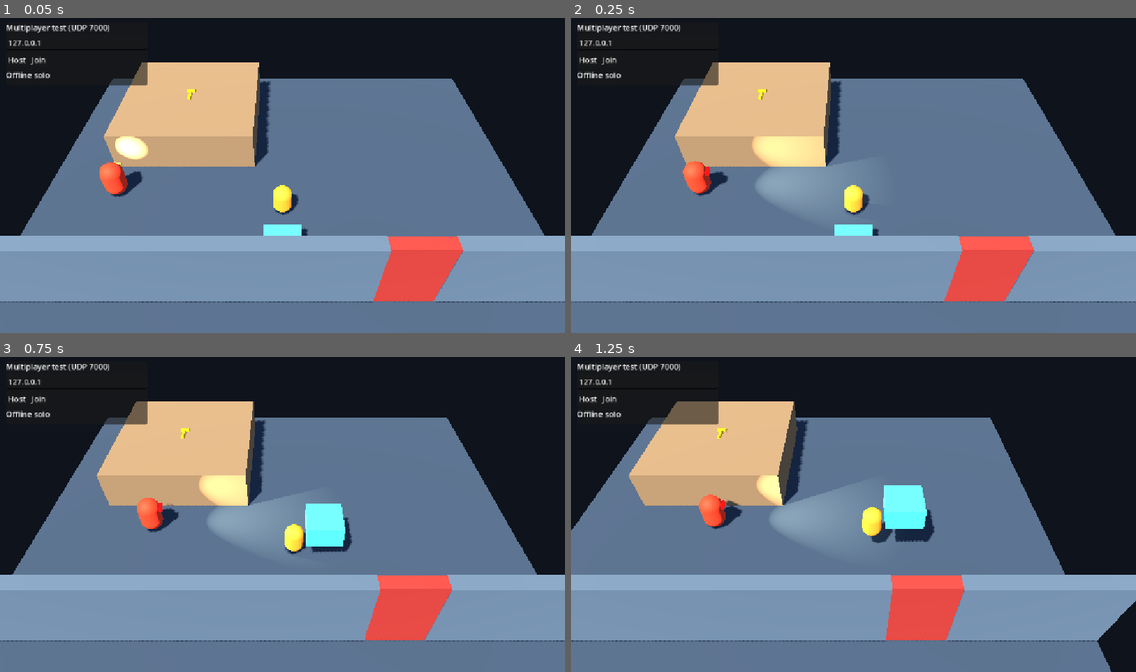
Above: before the commit, frames 1-4 (two rows, left to right).
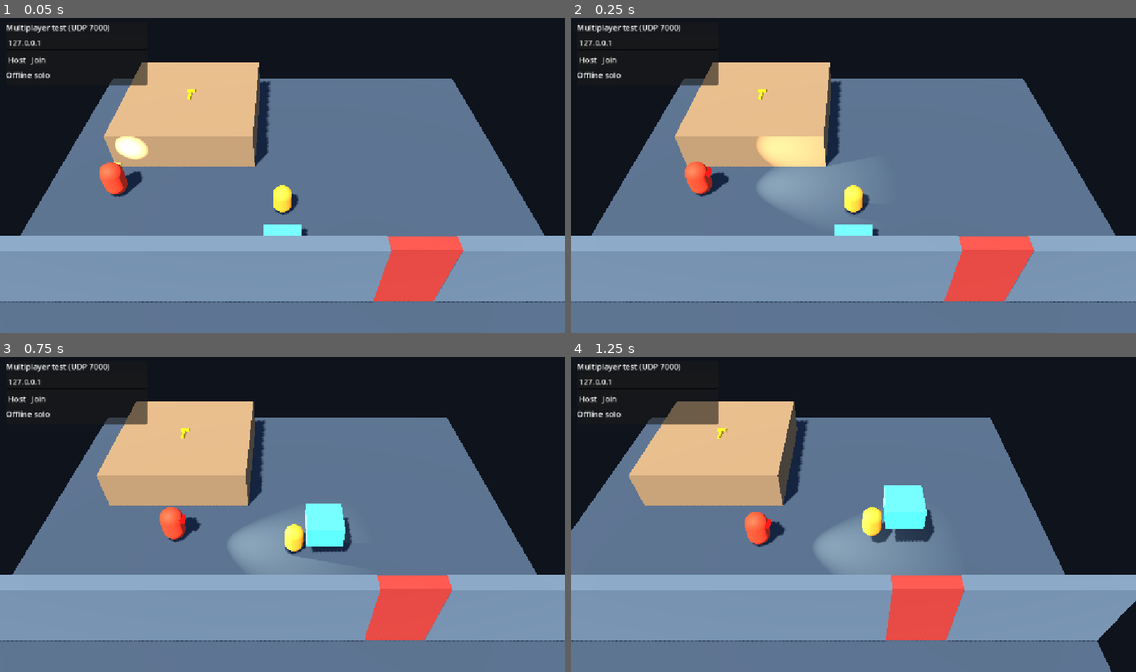
Above: after the commit, the same moments.

Repository: Lukasohgren/break-out-bear
Game: Godot game, scene res://scenes/main.tscn
Same seed, same stepped clock (60 frames per second), same inputs: the game is played once before the commit and once after it.
Inputs:
- Up to frame 1 (0.05 s): no input
- Up to frame 2 (0.25 s): no input
- Up to frame 3 (0.75 s): hold D (move_right) from 0.53 s (still down); tap E (interact) at 0.6 s
- Up to frame 4 (1.25 s): keep holding D (move_right); tap Space (jump) at 0.77 s

Frame 1 is identical in both runs. In frame 2, 0.3% of the frame differs, in the area x 19-36%, y 37-57%; in frame 3, 3.4%; in frame 4, 4.2%, in the area x 22-59%, y 37-70%.

Commit message:
Implemented and debugged new guard mechanic: chase

Diff:
--- a/guard/guard.gd
+++ b/guard/guard.gd
@@ -1,6 +1,11 @@
 extends CharacterBody3D
 
 const WORLD_VISION_MASK: int = 1
+const CHASE_REPATH_DISTANCE: float = 0.2
+const UNREACHABLE_REPATH_DISTANCE: float = 0.5
+const CHASE_REPATH_HEIGHT: float = 0.45
+
+enum GuardState { PATROL, CHASE, RETURN_TO_PATROL }
 
 @export var patrol_route: Node3D
 
@@ -12,6 +17,12 @@
 @export_range(0.05, 1.0, 0.01, "or_greater", "suffix:m")
 var patrol_point_tolerance: float = 0.18
 
+@export_group("Chase")
+@export_range(0.0, 10.0, 0.1, "or_greater", "suffix:m/s")
+var chase_speed: float = 1.8
+@export_range(0.2, 2.0, 0.01, "or_greater", "suffix:m")
+var chase_stop_distance: float = 0.45
+
 @export_group("Vision")
 @export_range(0.1, 20.0, 0.1, "or_greater", "suffix:m")
 var vision_range: float = 3.5
@@ -33,6 +44,15 @@
 		if is_node_ready():
 			_update_vision_debug()
 
+@export_group("State Debug")
+@export var current_state: GuardState = GuardState.PATROL:
+	set(value):
+		current_state = value
+		if is_node_ready():
+			_update_vision_debug()
+## Zero means no Player is currently being chased.
+@export var chase_target_peer_id: int = 0
+
 @onready var navigation_agent: NavigationAgent3D = $NavigationAgent3D
 @onready var vision_origin: Marker3D = $VisionOrigin
 @onready var flashlight: SpotLight3D = $VisionOrigin/SpotLight3D
@@ -43,6 +63,7 @@
 var _target_started: bool = false
 var _gravity: float = float(ProjectSettings.get_setting("physics/3d/default_gravity"))
 var _detected_material: StandardMaterial3D = StandardMaterial3D.new()
+var _returning_material: StandardMaterial3D = StandardMaterial3D.new()
 
 
 func _ready() -> void:
@@ -50,6 +71,8 @@
 	flashlight.spot_angle = vision_angle_degrees * 0.5
 	_detected_material.albedo_color = Color(1.0, 0.1, 0.1)
 	_detected_material.shading_mode = BaseMaterial3D.SHADING_MODE_UNSHADED
+	_returning_material.albedo_color = Color(0.1, 0.8, 1.0)
+	_returning_material.shading_mode = BaseMaterial3D.SHADING_MODE_UNSHADED
 	_update_vision_debug()
 
 	if patrol_route == null:
@@ -82,6 +105,54 @@
 		move_and_slide()
 		return
 
+	_update_visible_players()
+	var chase_target: CharacterBody3D = _update_state_and_target()
+	_move_along_path(delta, chase_target)
+	move_and_slide()
+	if (
+		chase_target != null
+		and (
+			_horizontal_distance_to(chase_target.global_position) <= chase_stop_distance
+			or navigation_agent.is_navigation_finished()
+		)
+	):
+		_rotate_toward_direction(chase_target.global_position - global_position, delta)
+	else:
+		_rotate_toward_movement(delta)
+
+
+func _update_state_and_target() -> CharacterBody3D:
+	var visible_target: CharacterBody3D
+	match current_state:
+		GuardState.PATROL:
+			visible_target = _find_nearest_visible_player()
+			if visible_target != null:
+				_enter_chase(visible_target)
+			else:
+				_advance_patrol_if_needed()
+		GuardState.CHASE:
+			visible_target = _find_visible_player_by_peer_id(chase_target_peer_id)
+			if visible_target == null:
+				visible_target = _find_nearest_visible_player()
+			if visible_target == null:
+				_enter_return_to_patrol()
+			elif visible_target.get_multiplayer_authority() != chase_target_peer_id:
+				_enter_chase(visible_target)
+			else:
+				_update_chase_destination(visible_target)
+		GuardState.RETURN_TO_PATROL:
+			visible_target = _find_nearest_visible_player()
+			if visible_target != null:
+				_enter_chase(visible_target)
+			elif (
+				_horizontal_distance_to(patrol_points[patrol_point_index].global_position)
+				<= patrol_point_tolerance
+			):
+				_resume_patrol()
+	return visible_target if current_state == GuardState.CHASE else null
+
+
+func _advance_patrol_if_needed() -> void:
 	if not _target_started:
 		_target_started = true
 		if _horizontal_distance_to(patrol_points[0].global_position) <= patrol_point_tolerance:
@@ -91,6 +162,62 @@
 		patrol_point_index = (patrol_point_index + 1) % patrol_points.size()
 		_set_patrol_target()
 
+
+func _enter_chase(target: CharacterBody3D) -> void:
+	chase_target_peer_id = target.get_multiplayer_authority()
+	current_state = GuardState.CHASE
+	navigation_agent.target_position = target.global_position
+
+
+func _update_chase_destination(target: CharacterBody3D) -> void:
+	# Repath after meaningful movement instead of resetting the path every physics tick.
+	var target_offset: Vector3 = target.global_position - navigation_agent.target_position
+	var height_change: float = absf(target_offset.y)
+	target_offset.y = 0.0
+	var repath_distance: float = CHASE_REPATH_DISTANCE
+	if not navigation_agent.is_target_reachable() and navigation_agent.is_navigation_finished():
+		repath_distance = UNREACHABLE_REPATH_DISTANCE
+	if (
+		target_offset.length_squared() >= repath_distance * repath_distance
+		or height_change >= CHASE_REPATH_HEIGHT
+	):
+		navigation_agent.target_position = target.global_position
+
+
+func _enter_return_to_patrol() -> void:
+	chase_target_peer_id = 0
+	var nearest_distance_squared: float = INF
+	for index in range(patrol_points.size()):
+		var offset: Vector3 = patrol_points[index].global_position - global_position
+		offset.y = 0.0
+		var distance_squared: float = offset.length_squared()
+		if distance_squared < nearest_distance_squared:
+			nearest_distance_squared = distance_squared
+			patrol_point_index = index
+	current_state = GuardState.RETURN_TO_PATROL
+	_set_patrol_target()
+
+
+func _resume_patrol() -> void:
+	patrol_point_index = (patrol_point_index + 1) % patrol_points.size()
+	_target_started = true
+	current_state = GuardState.PATROL
+	_set_patrol_target()
+
+
+func _move_along_path(delta: float, chase_target: CharacterBody3D) -> void:
+	var chase_distance: float = INF
+	if chase_target != null:
+		chase_distance = _horizontal_distance_to(chase_target.global_position)
+		if chase_distance <= chase_stop_distance:
+			velocity.x = 0.0
+			velocity.z = 0.0
+			return
+	if navigation_agent.is_navigation_finished():
+		velocity.x = 0.0
+		velocity.z = 0.0
+		return
+
 	var next_position: Vector3 = navigation_agent.get_next_path_position()
 	var direction: Vector3 = next_position - global_position
 	direction.y = 0.0
@@ -98,14 +225,43 @@
 		velocity.x = 0.0
 		velocity.z = 0.0
 	else:
-		var speed: float = minf(patrol_speed, direction.length() / delta)
+		var movement_speed: float = chase_speed if current_state == GuardState.CHASE else patrol_speed
+		var speed: float = minf(movement_speed, direction.length() / delta)
+		if chase_target != null:
+			speed = minf(speed, (chase_distance - chase_stop_distance) / delta)
 		var movement_direction: Vector3 = direction.normalized()
 		velocity.x = movement_direction.x * speed
 		velocity.z = movement_direction.z * speed
 
-	move_and_slide()
-	_rotate_toward_movement(delta)
-	_update_visible_players()
+
+func _find_visible_player_by_peer_id(peer_id: int) -> CharacterBody3D:
+	if peer_id == 0 or not visible_player_peer_ids.has(peer_id):
+		return null
+	for node in get_tree().get_nodes_in_group("players"):
+		var player: CharacterBody3D = node as CharacterBody3D
+		if (
+			player != null
+			and not player.is_queued_for_deletion()
+			and player.get_multiplayer_authority() == peer_id
+		):
+			return player
+	return null
+
+
+func _find_nearest_visible_player() -> CharacterBody3D:
+	var nearest_player: CharacterBody3D
+	var nearest_distance_squared: float = INF
+	for node in get_tree().get_nodes_in_group("players"):
+		var player: CharacterBody3D = node as CharacterBody3D
+		if player == null or player.is_queued_for_deletion():
+			continue
+		if not visible_player_peer_ids.has(player.get_multiplayer_authority()):
+			continue
+		var distance_squared: float = global_position.distance_squared_to(player.global_position)
+		if distance_squared < nearest_distance_squared:
+			nearest_distance_squared = distance_squared
+			nearest_player = player
+	return nearest_player
 
 
 func _update_visible_players() -> void:
@@ -146,9 +302,14 @@
 
 
 func _update_vision_debug() -> void:
-	facing_marker.material_override = (
-		_detected_material if show_vision_debug and not visible_player_peer_ids.is_empty() else null
-	)
+	if not show_vision_debug:
+		facing_marker.material_override = null
+	elif current_state == GuardState.RETURN_TO_PATROL:
+		facing_marker.material_override = _returning_material
+	elif current_state == GuardState.CHASE or not visible_player_peer_ids.is_empty():
+		facing_marker.material_override = _detected_material
+	else:
+		facing_marker.material_override = null
 
 
 func _set_patrol_target() -> void:
@@ -162,9 +323,12 @@
 
 
 func _rotate_toward_movement(delta: float) -> void:
-	var movement: Vector3 = get_real_velocity()
-	movement.y = 0.0
-	if movement.is_zero_approx():
-		return
-	var target_yaw: float = atan2(-movement.x, -movement.z)
+	_rotate_toward_direction(get_real_velocity(), delta)
+
+
+func _rotate_toward_direction(direction: Vector3, delta: float) -> void:
+	direction.y = 0.0
+	if direction.is_zero_approx():
+		return
+	var target_yaw: float = atan2(-direction.x, -direction.z)
 	rotation.y = rotate_toward(rotation.y, target_yaw, deg_to_rad(rotation_speed) * delta)
--- a/guard/guard.tscn
+++ b/guard/guard.tscn
@@ -32,6 +32,12 @@
 properties/2/path = NodePath(".:visible_player_peer_ids")
 properties/2/spawn = false
 properties/2/replication_mode = 2
+properties/3/path = NodePath(".:current_state")
+properties/3/spawn = false
+properties/3/replication_mode = 2
+properties/4/path = NodePath(".:chase_target_peer_id")
+properties/4/spawn = false
+properties/4/replication_mode = 2
 
 [node name="Guard" type="CharacterBody3D"]
 collision_layer = 4
--- a/world/test_navigation_mesh.tres
+++ b/world/test_navigation_mesh.tres
@@ -1,8 +1,8 @@
 [gd_resource type="NavigationMesh" format=3]
 
 [resource]
-vertices = PackedVector3Array(-3.25, 0.099999994, -3.55, -3.05, 0.099999994, -3.75, -3.75, 0.099999994, -3.75, -3.75, 0.099999994, -1.3, -3.25, 0.099999994, -1.3, -0.45000005, 0.099999994, -0.70000005, -0.75, 0.099999994, -0.70000005, -0.70000005, 0.099999994, 1.1500001, -0.20000005, 0.099999994, -0.95000005, 3.75, 0.099999994, 1.1500001, 3.75, 0.099999994, -3.75, -0.39999986, 0.099999994, -3.75, -0.20000005, 0.099999994, -3.55, -0.75, 0.79999995, -1.25, -0.70000005, 0.79999995, -1.45, -0.75, 0.79999995, -3.25, -2.75, 0.79999995, -3.25, -2.75, 0.79999995, -1.25, -2.6999998, 0.099999994, -3.2, -2.6999998, 0.099999994, -1.25, -0.75, 0.099999994, -1.25, -0.75, 0.099999994, -3.2, -3.25, 0.099999994, -0.89999986, -3.05, 0.099999994, -0.70000005, -3.75, 0.099999994, 1.1500001, -3.75, 0.099999994, 1.9000001, -3.75, 0.099999994, 3.75, 3.75, 0.099999994, 3.75, 3.75, 0.099999994, 1.9000001)
-polygons = [PackedInt32Array(2, 1, 0), PackedInt32Array(4, 3, 0), PackedInt32Array(0, 3, 2), PackedInt32Array(7, 6, 5), PackedInt32Array(5, 8, 7), PackedInt32Array(7, 8, 9), PackedInt32Array(12, 11, 10), PackedInt32Array(12, 10, 8), PackedInt32Array(8, 10, 9), PackedInt32Array(14, 13, 15), PackedInt32Array(15, 13, 17), PackedInt32Array(15, 17, 16), PackedInt32Array(21, 20, 18), PackedInt32Array(18, 20, 19), PackedInt32Array(3, 4, 22), PackedInt32Array(22, 23, 3), PackedInt32Array(3, 23, 24), PackedInt32Array(6, 7, 23), PackedInt32Array(23, 7, 24), PackedInt32Array(28, 27, 25), PackedInt32Array(25, 27, 26)]
+vertices = PackedVector3Array(-3.25, 0.100000024, -3.55, -3.05, 0.100000024, -3.75, -3.75, 0.100000024, -3.75, -3.75, 0.100000024, -1.3, -3.25, 0.100000024, -1.3, -0.4499998, 0.100000024, -0.70000005, -0.75, 0.100000024, -0.70000005, -0.70000005, 0.100000024, 1.1500001, -0.19999981, 0.100000024, -0.95000005, 3.8000002, 0.100000024, 1.1500001, 3.8000002, 0.100000024, -3.75, -0.4000001, 0.100000024, -3.75, -0.19999981, 0.100000024, -3.55, -2.6999998, 0.100000024, -3.1999998, -2.6999998, 0.100000024, -1.25, -0.75, 0.100000024, -1.25, -0.75, 0.100000024, -3.1999998, -3.25, 0.100000024, -0.89999986, -3.05, 0.100000024, -0.70000005, -3.75, 0.100000024, 1.1500001, -3.75, 0.100000024, 1.9000001, -3.75, 0.100000024, 3.8000002, 3.8000002, 0.100000024, 3.8000002, 3.8000002, 0.100000024, 1.9000001)
+polygons = [PackedInt32Array(0, 2, 1), PackedInt32Array(4, 3, 0), PackedInt32Array(0, 3, 2), PackedInt32Array(7, 6, 5), PackedInt32Array(5, 8, 7), PackedInt32Array(7, 8, 9), PackedInt32Array(10, 12, 11), PackedInt32Array(12, 10, 8), PackedInt32Array(8, 10, 9), PackedInt32Array(16, 15, 13), PackedInt32Array(13, 15, 14), PackedInt32Array(3, 4, 17), PackedInt32Array(17, 18, 3), PackedInt32Array(3, 18, 19), PackedInt32Array(6, 7, 18), PackedInt32Array(18, 7, 19), PackedInt32Array(23, 22, 20), PackedInt32Array(20, 22, 21)]
 geometry_parsed_geometry_type = 1
 geometry_collision_mask = 1
 geometry_source_geometry_mode = 1
@@ -13,3 +13,4 @@
 agent_radius = 0.25
 agent_max_climb = 0.15
 region_min_size = 1.0
+filter_baking_aabb = AABB(-4.5, -0.4, -4.5, 9, 0.8, 9)
